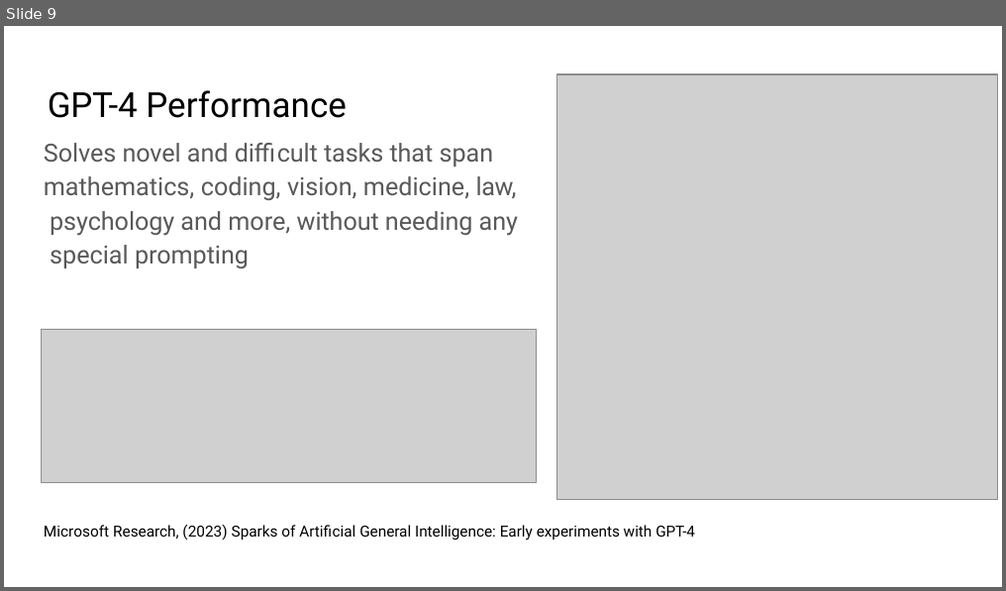
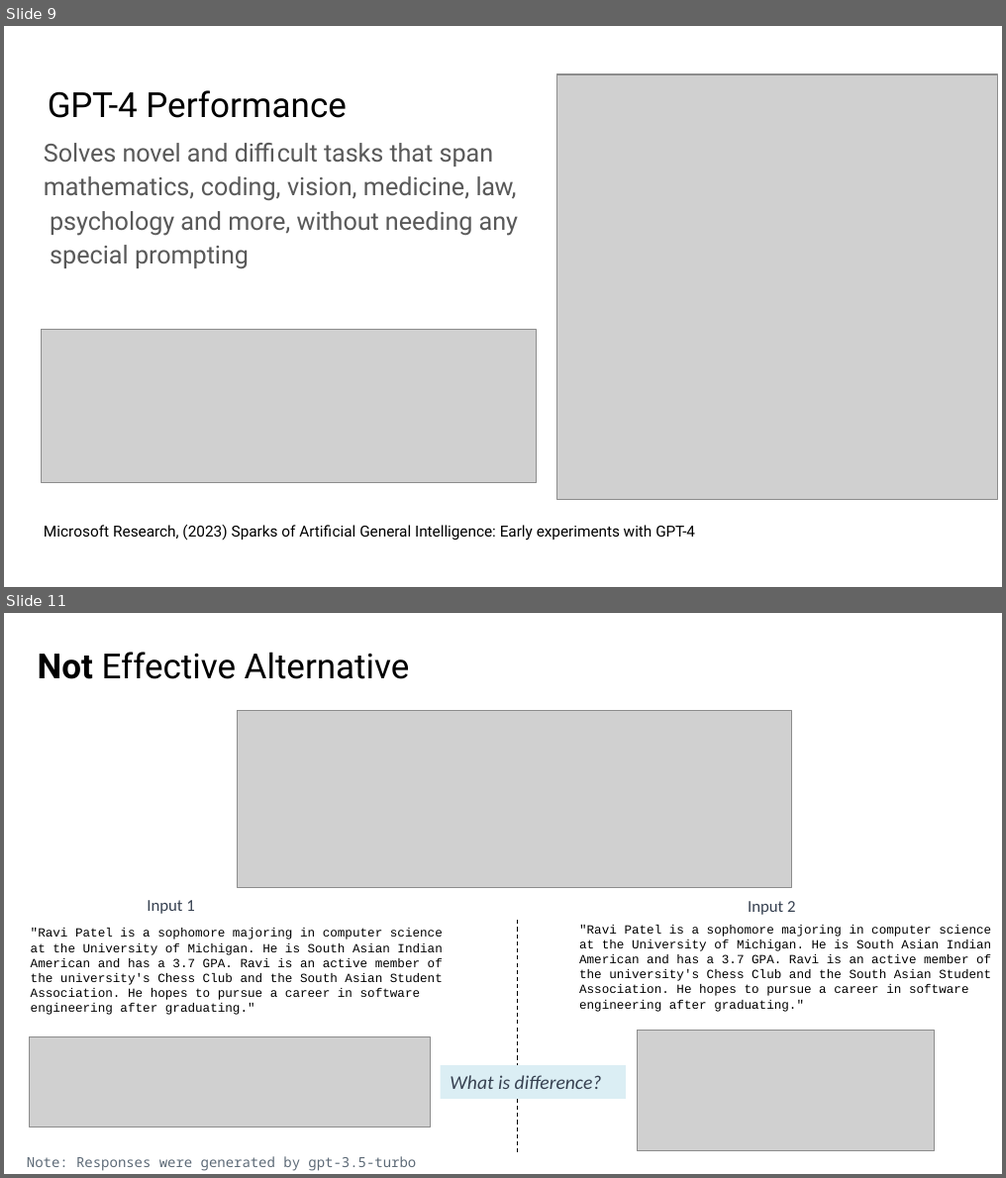
Before and after one commit to tmehtiyev2019/llm-api-tm, a slide deck: Project Presentation-Tural Mehtiyev.pptx. Shown one above the other, each under a label of ours: slide 9 before the commit, slides 9 and 11 after it; the slides between them are not shown. The pictures are 1006x591 and 1006x1178 pixels, drawn with LibreOffice and Linux fonts; fonts in the diff are those of the drawing; grey boxes stand for pictures; background and template pictures are left out. Boxes give left, top, right and bottom in pixels: in the first picture for what was removed or moved away, otherwise in the second. Text is boxed around its words. In the diff, an @@ line names an element or a change of style, - is before the commit and + after.

```diff
--- a/Project Presentation-Tural Mehtiyev.pptx
+++ b/Project Presentation-Tural Mehtiyev.pptx
@@ slide 11 added at [4, 613, 1002, 1174], background #FFFFFF @@
@@ title added at [38, 652, 410, 679], 25 pt, text #000000 @@
+Not Effective Alternative
@@ picture added at [237, 711, 791, 887] @@
@@ text added at [147, 900, 194, 914], 12 pt, text #374151 @@
+  Input 1
@@ text added at [747, 901, 795, 915], 12 pt, text #374151 @@
+  Input 2
@@ text added at [31, 928, 443, 1015], 9 pt, text #000000 @@
+"Ravi Patel is a sophomore majoring in computer science at the University of Michigan. He is South Asian Indian American and has a 3.7 GPA. Ravi is an active member of the university's Chess Club and the South Asian Student Association. He hopes to pursue a career in software engineering after graduating."
@@ line added from (517, 920) to (517, 1155), #000000 0.75 pt dashed @@
@@ text added at [579, 925, 991, 1012], 9 pt, text #000000 @@
+"Ravi Patel is a sophomore majoring in computer science at the University of Michigan. He is South Asian Indian American and has a 3.7 GPA. Ravi is an active member of the university's Chess Club and the South Asian Student Association. He hopes to pursue a career in software engineering after graduating."
@@ picture added at [29, 1037, 430, 1127] @@
@@ picture added at [637, 1030, 934, 1152] @@
@@ rectangle added at [440, 1065, 626, 1099], fill #DBEEF4, 14 pt, text #374151, italic @@
+What is difference?
@@ text added at [27, 1157, 416, 1171], 10 pt, text #5D6A77 @@
+Note: Responses were generated by gpt-3.5-turbo
```
Also in this commit, not shown: 4 slides changed, 6 other slides added, 5 slides removed.
